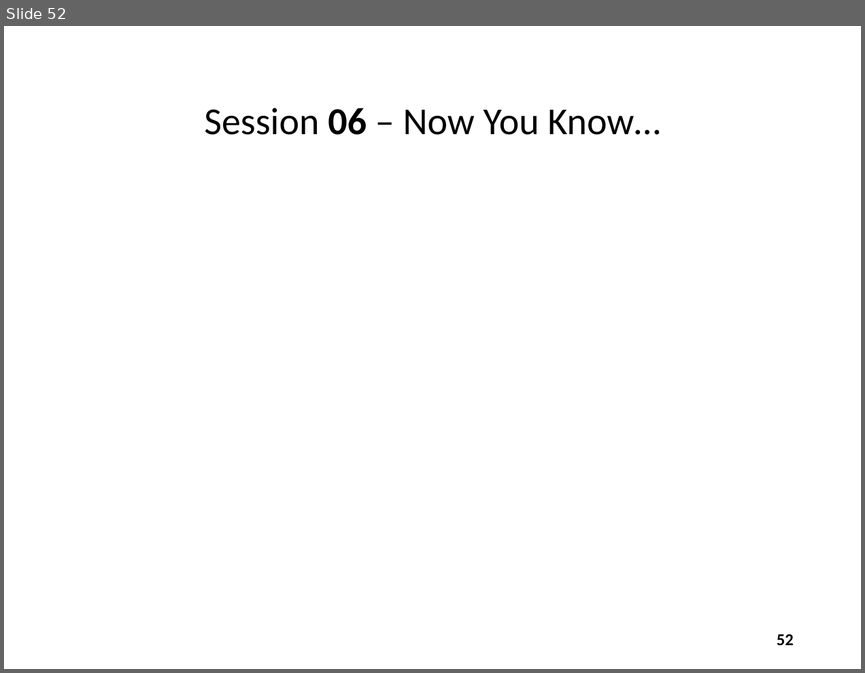
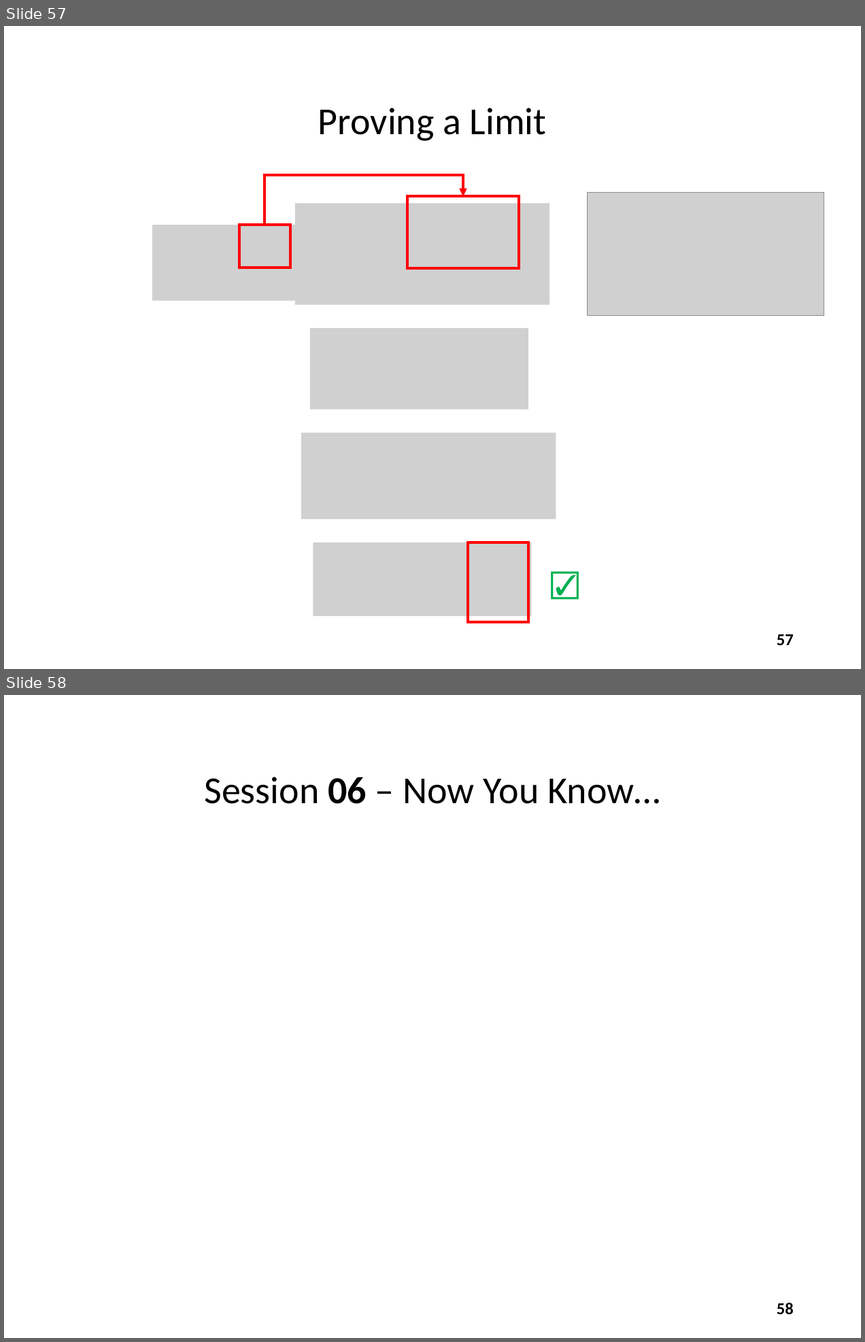
Before and after one commit to dbiersach/scicomp101, a slide deck: Session 06 - Infinite Series and Limits/Session 06 - Infinite Series and Limits.pptx. Shown one above the other, each under a label of ours: slide 52 before the commit, slides 57 and 58 after it. The pictures are 865x673 and 865x1342 pixels, drawn with LibreOffice and Linux fonts; fonts in the diff are those of the drawing; grey boxes stand for pictures. Boxes give left, top, right and bottom in pixels: in the first picture for what was removed or moved away, otherwise in the second. Text is boxed around its words. In the diff, an @@ line names an element or a change of style, - is before the commit and + after.

Commit message:
Add new limit demonstration

```diff
--- a/Session 06 - Infinite Series and Limits/Session 06 - Infinite Series and Limits.pptx
+++ b/Session 06 - Infinite Series and Limits/Session 06 - Infinite Series and Limits.pptx
@@ slide 57 added at [4,26,861,669], background #FFFFFF @@
@@ title added at [318,108,547,141], 32 pt, text #000000 @@
+Proving a Limit
@@ elbow arrow added from (264, 225) to (463, 197), #FF0000 2.25 pt @@
@@ picture added at [295,203,550,305] @@
@@ rectangle added at [407,197,519,269], outline #FF0000 2.25 pt @@
@@ picture added at [587,192,824,316] @@
@@ picture added at [152,225,320,300] @@
@@ rectangle added at [239,225,290,267], outline #FF0000 2.25 pt @@
@@ picture added at [310,328,528,409] @@
@@ picture added at [301,432,555,518] @@
@@ picture added at [313,543,532,616] @@
@@ rectangle added at [468,543,528,622], outline #FF0000 2.25 pt @@
@@ text added at [531,560,598,603], 24 pt, text #00B050 @@
+☑
@@ page number added at [776,634,793,645], 14 pt, text #000000, bold @@
+57
@@ what was slide 52 is now slide 58 @@
@@ page number at [776,1302,793,1314]: text changed @@
-52
+58
```
Also in this commit, not shown: 5 other slides added, 2 other files.
